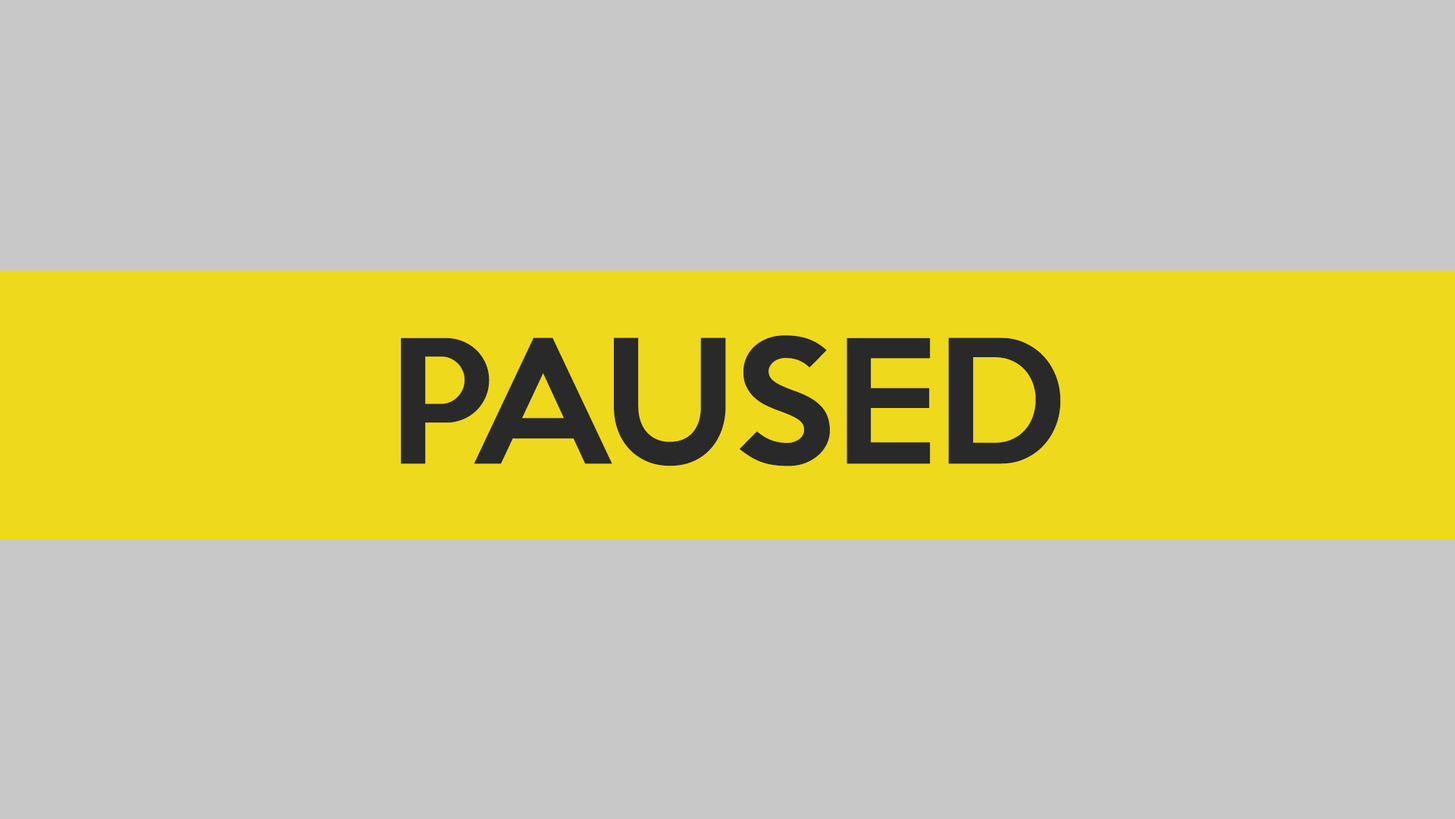
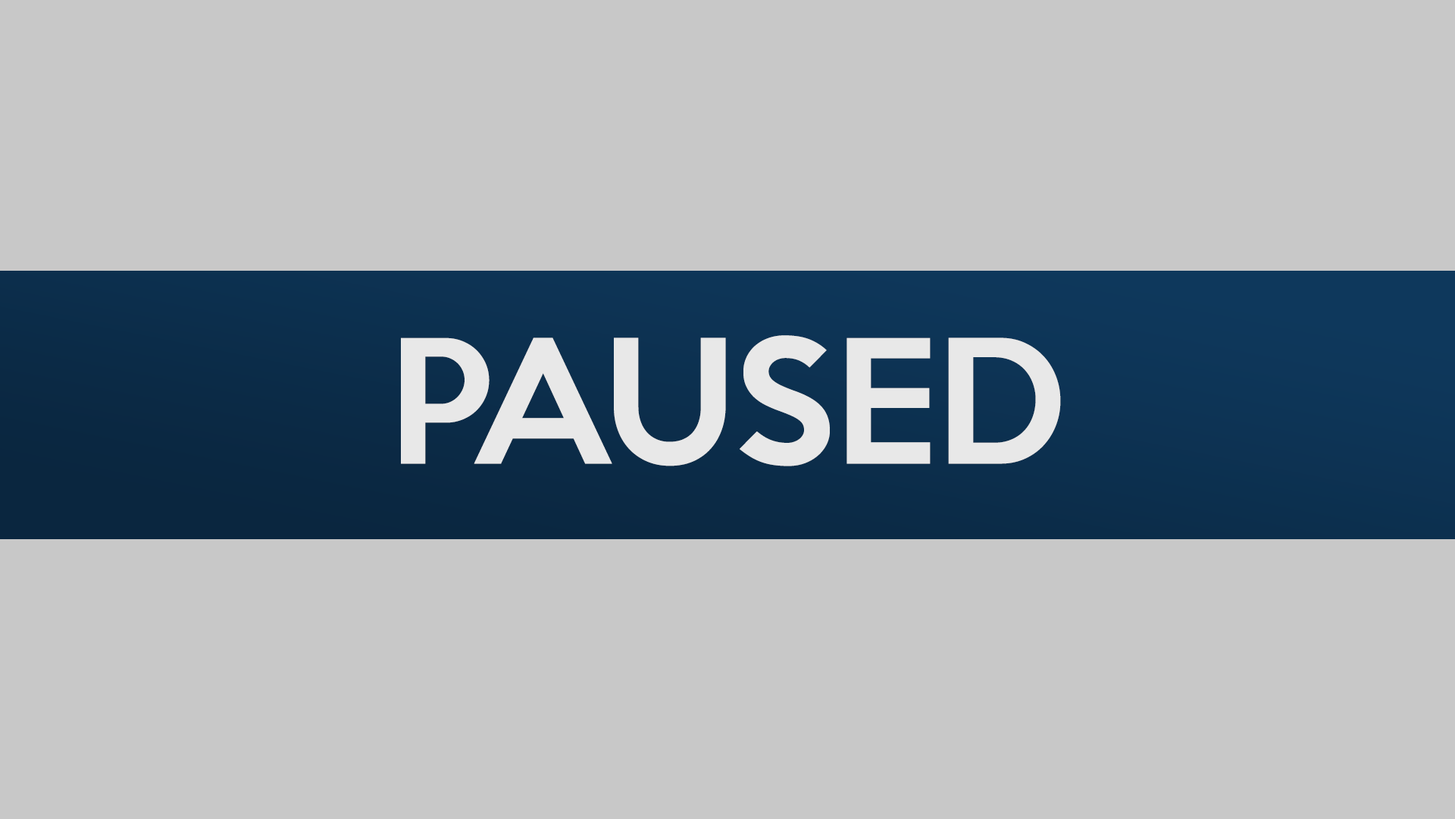
Revision of a layered (1455, 819) image; what changed, layer by layer:
painted on "Rectangle 1" over 0, 270, 1455, 539
